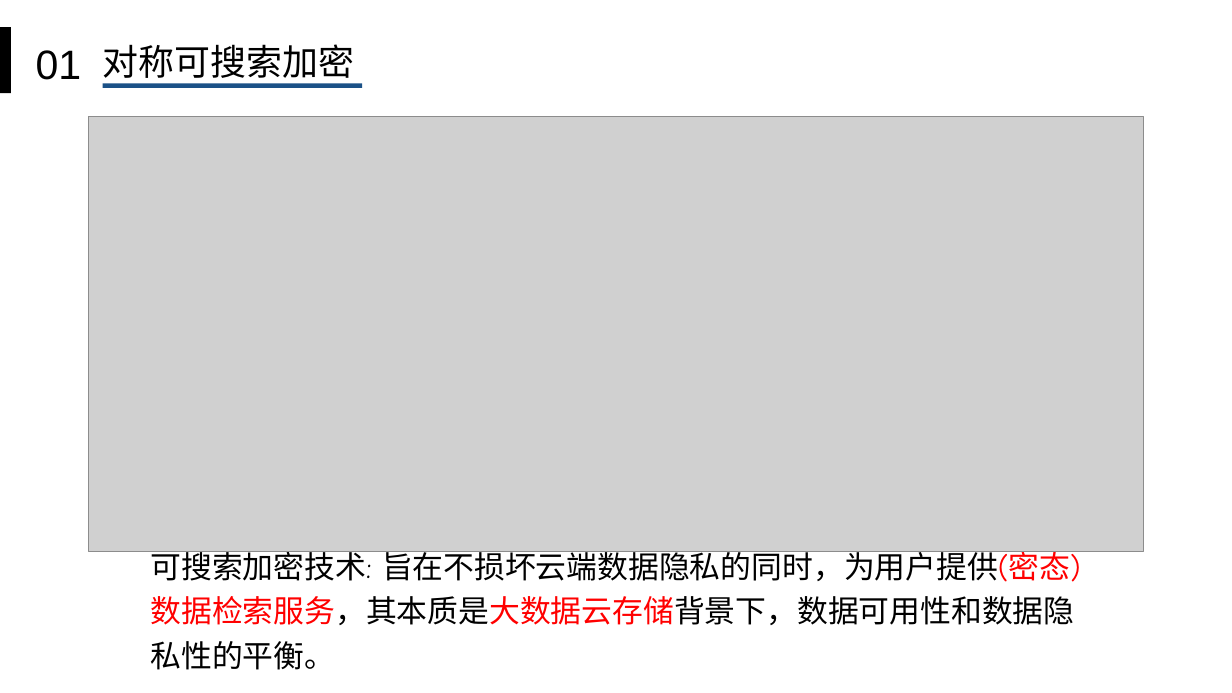
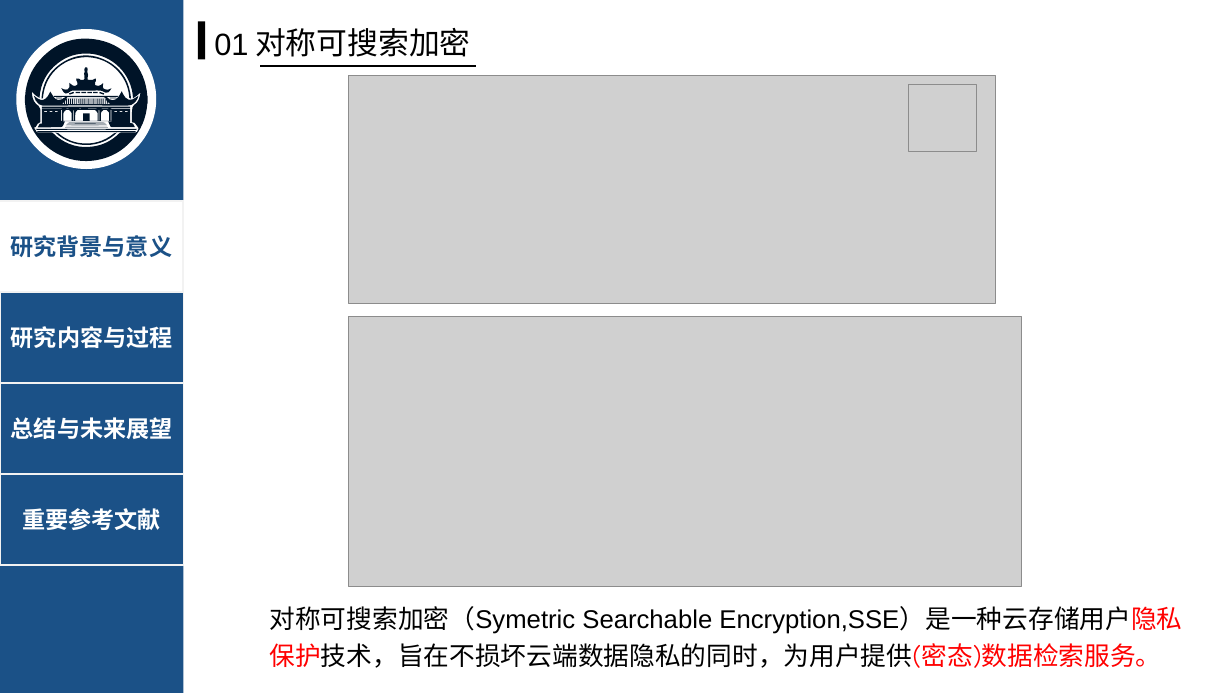
Before and after one commit to jerry-luo-zl/Searchable-Encrption-MC-JXT, a slide deck: slide 4 of pre/毕设答辩-罗之龙.pptx. Drawn at 1232x693 pixels with LibreOffice and Linux fonts; fonts in the diff are those of the drawing; grey boxes stand for pictures. Boxes give left, top, right and bottom in pixels: in the first picture for what was removed or moved away, otherwise in the second. Text is boxed around its words. In the diff, an @@ line names an element or a change of style, - is before the commit and + after.

```diff
--- a/pre/毕设答辩-罗之龙.pptx
+++ b/pre/毕设答辩-罗之龙.pptx
@@ rectangle added at box(0, 0, 183, 693), fill #1B5187 @@
@@ rounded rectangle: place and size @@
-rounded rectangle at box(13, 32, 96, 104)
+rounded rectangle at box(194, 12, 246, 84)
@@ rectangle: place and size @@
-rectangle at box(0, 27, 11, 92)
+rectangle at box(198, 21, 205, 59)
@@ text "01": place and size @@
-text "01" at box(36, 50, 82, 80)
+text "01" at box(214, 33, 248, 56)
@@ text "01" at box(214, 33, 248, 56): size 32 to 24 pt @@
@@ text "对称可搜索加密": place and size @@
-text "对称可搜索加密" at box(103, 44, 354, 85)
+text "对称可搜索加密" at box(255, 28, 471, 57)
@@ text "对称可搜索加密" at box(255, 28, 471, 57): size 28 to 24 pt @@
@@ picture added at box(55, 51, 128, 122) @@
@@ rectangle removed at box(103, 83, 362, 88) @@
@@ line added from (261, 66) to (477, 66), #000000 1 pt @@
@@ picture: place and size @@
-picture at box(89, 116, 1144, 552)
+picture at box(348, 76, 995, 303)
@@ picture added at box(909, 85, 977, 152) @@
@@ group added at box(17, 29, 157, 169): 41 freeform shapes, 1 ellipse @@
@@ rectangle added at box(0, 201, 183, 291), fill #FFFFFF, outline #F2F2F2 1 pt, 18 pt, text #1B5187, bold @@
+研究背景与意义
@@ rectangle added at box(0, 292, 183, 383), fill #1B5187, outline #F2F2F2 1 pt, 18 pt, text #FFFFFF, bold @@
+研究内容与过程
@@ picture added at box(348, 316, 1022, 587) @@
@@ rectangle added at box(0, 384, 183, 474), fill #1B5187, outline #F2F2F2 1 pt, 18 pt, text #FFFFFF, bold @@
+总结与未来展望
@@ rectangle added at box(0, 475, 183, 566), fill #1B5187, outline #F2F2F2 1 pt, 18 pt, text #FFFFFF, bold @@
+重要参考文献
@@ text at box(270, 606, 1182, 668): text changed; size 24 to 20 pt @@
-可搜索加密技术: 旨在不损坏云端数据隐私的同时，为用户提供(密态)数据检索服务，其本质是大数据云存储背景下，数据可用性和数据隐私性的平衡。
+对称可搜索加密（Symetric Searchable Encryption,SSE）是一种云存储用户隐私保护技术，旨在不损坏云端数据隐私的同时，为用户提供(密态)数据检索服务。
```
Also in this commit, not shown: 6 other slides changed, 19 slides added, 10 slides removed, 12 other files.
